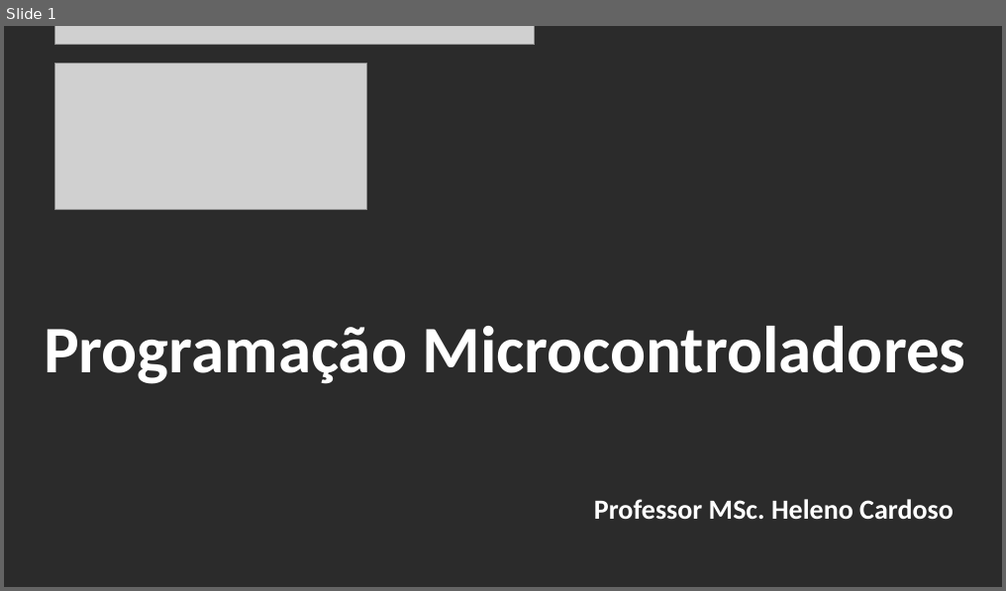
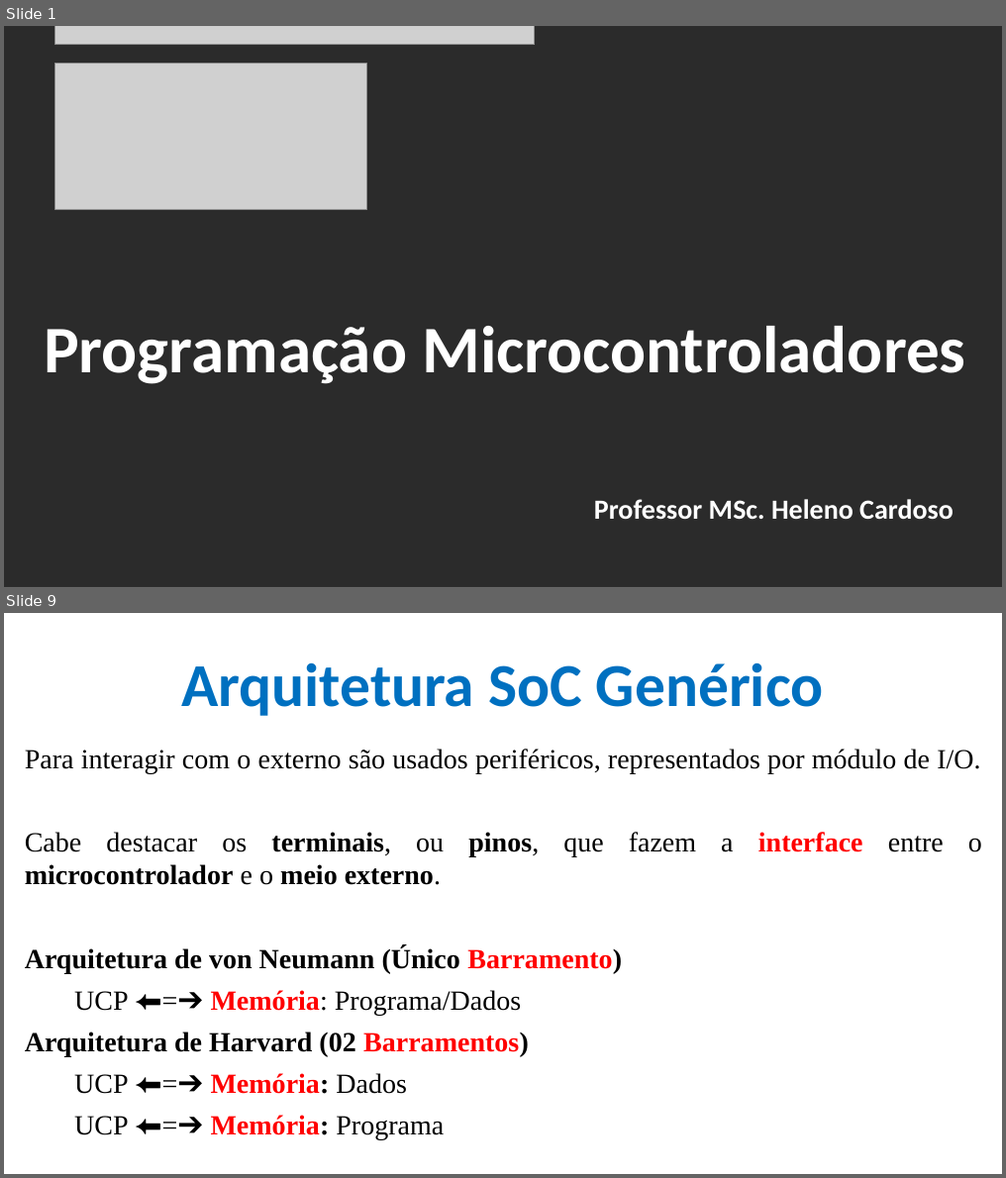
Before and after one commit to CloudEducationBrazil/WydenArea1ProgramacaoMicrocontroladores, a slide deck: 01 Classes/Aula 05 - Programação Microcontroladores - Periféricos Integrados - Portas e Conversores.pptx. Shown one above the other, each under a label of ours: slide 1 before the commit, slides 1 and 9 after it; the slides between them are not shown. The pictures are 1006x591 and 1006x1178 pixels, drawn with LibreOffice and Linux fonts; fonts in the diff are those of the drawing; grey boxes stand for pictures; background and template pictures are left out; a plain dark background stands for a picture behind light text. Boxes give left, top, right and bottom in pixels: in the first picture for what was removed or moved away, otherwise in the second. Text is boxed around its words. In the diff, an @@ line names an element or a change of style, - is before the commit and + after.

```diff
--- a/01 Classes/Aula 05 - Programação Microcontroladores - Periféricos Integrados - Portas e Conversores.pptx
+++ b/01 Classes/Aula 05 - Programação Microcontroladores - Periféricos Integrados - Portas e Conversores.pptx
@@ slide 9 added at bbox=[4, 613, 1002, 1174], background picture (left out) @@
@@ title added at bbox=[181, 663, 824, 716], 44 pt, text #0070C0, bold @@
+Arquitetura SoC Genérico
@@ text added at bbox=[25, 749, 982, 1140], 20 pt, text #000000 @@
+Para interagir com o externo são usados periféricos, representados por módulo de I/O.
+Cabe destacar os terminais, ou pinos, que fazem a interface entre o microcontrolador e o meio externo.
+Arquitetura de von Neumann (Único Barramento)
+UCP ⬅=➔ Memória: Programa/Dados
+Arquitetura de Harvard (02 Barramentos)
+UCP ⬅=➔ Memória: Dados
+UCP ⬅=➔ Memória: Programa
```
Also in this commit, not shown: 7 slides changed, 16 other slides added, 1 slide removed.
